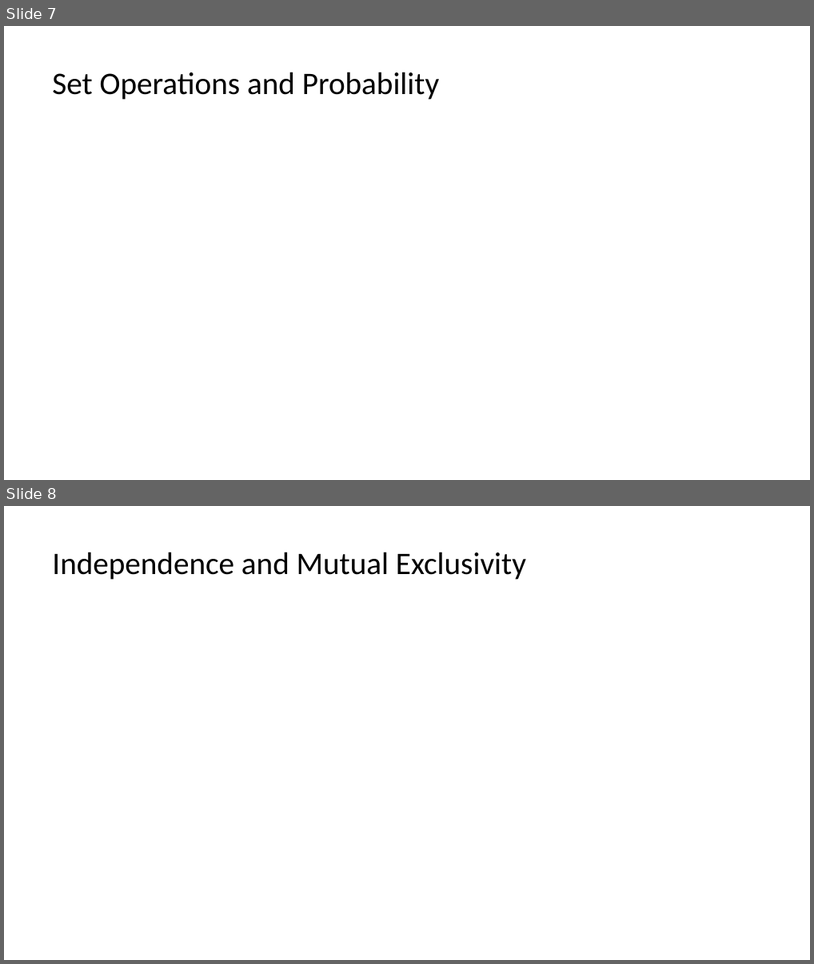
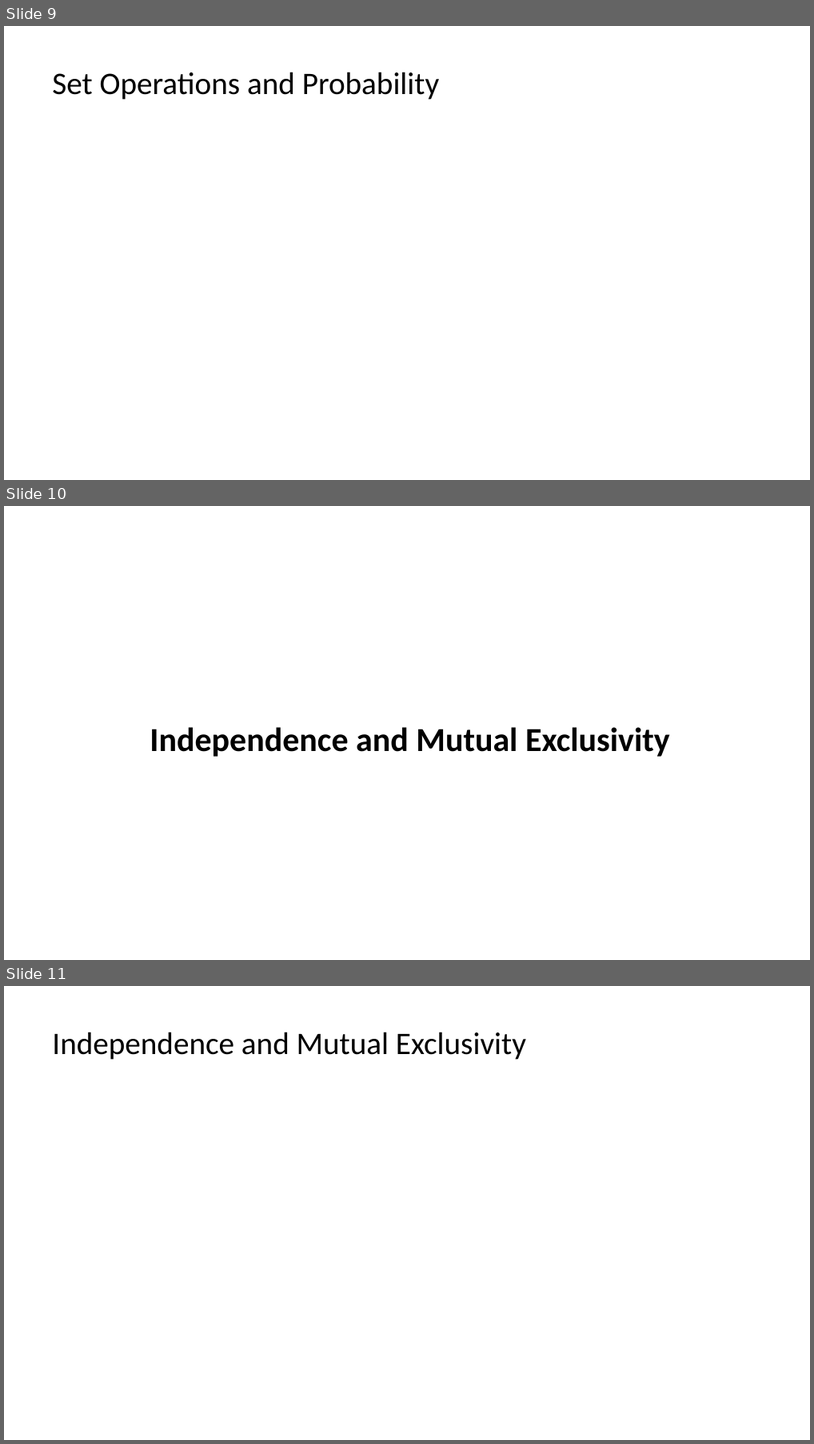
Before and after one commit to StephenElston/CSCI-E-83, a slide deck: LectureSlides/03b_WhenOneThingDependsOnAother.pptx. Shown one above the other, each under a label of ours: slides 7 and 8 before the commit, slides 9, 10 and 11 after it. The pictures are 814x964 and 814x1444 pixels, drawn with LibreOffice and Linux fonts; fonts in the diff are those of the drawing; grey boxes stand for pictures. Boxes give left, top, right and bottom in pixels: in the first picture for what was removed or moved away, otherwise in the second. Text is boxed around its words. In the diff, an @@ line names an element or a change of style, - is before the commit and + after.

```diff
--- a/LectureSlides/03b_WhenOneThingDependsOnAother.pptx
+++ b/LectureSlides/03b_WhenOneThingDependsOnAother.pptx
@@ slide 10 added at <box>4,506,810,960</box>, background #FFFFFF @@
@@ title added at <box>150,727,670,756</box>, 30 pt, text #000000, bold @@
+Independence and Mutual Exclusivity
@@ what was slide 7 is now slide 9 @@
@@ what was slide 8 is now slide 11 @@
```
Also in this commit, not shown: 1 slide changed, 7 other slides added, 1 other file.
